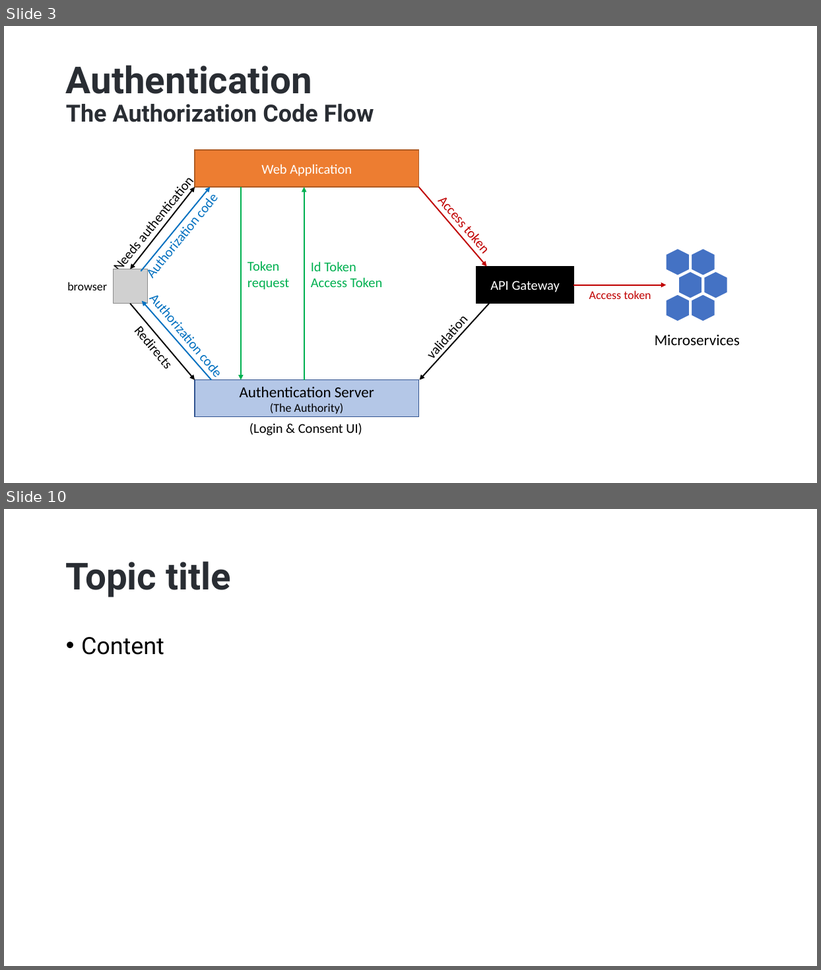
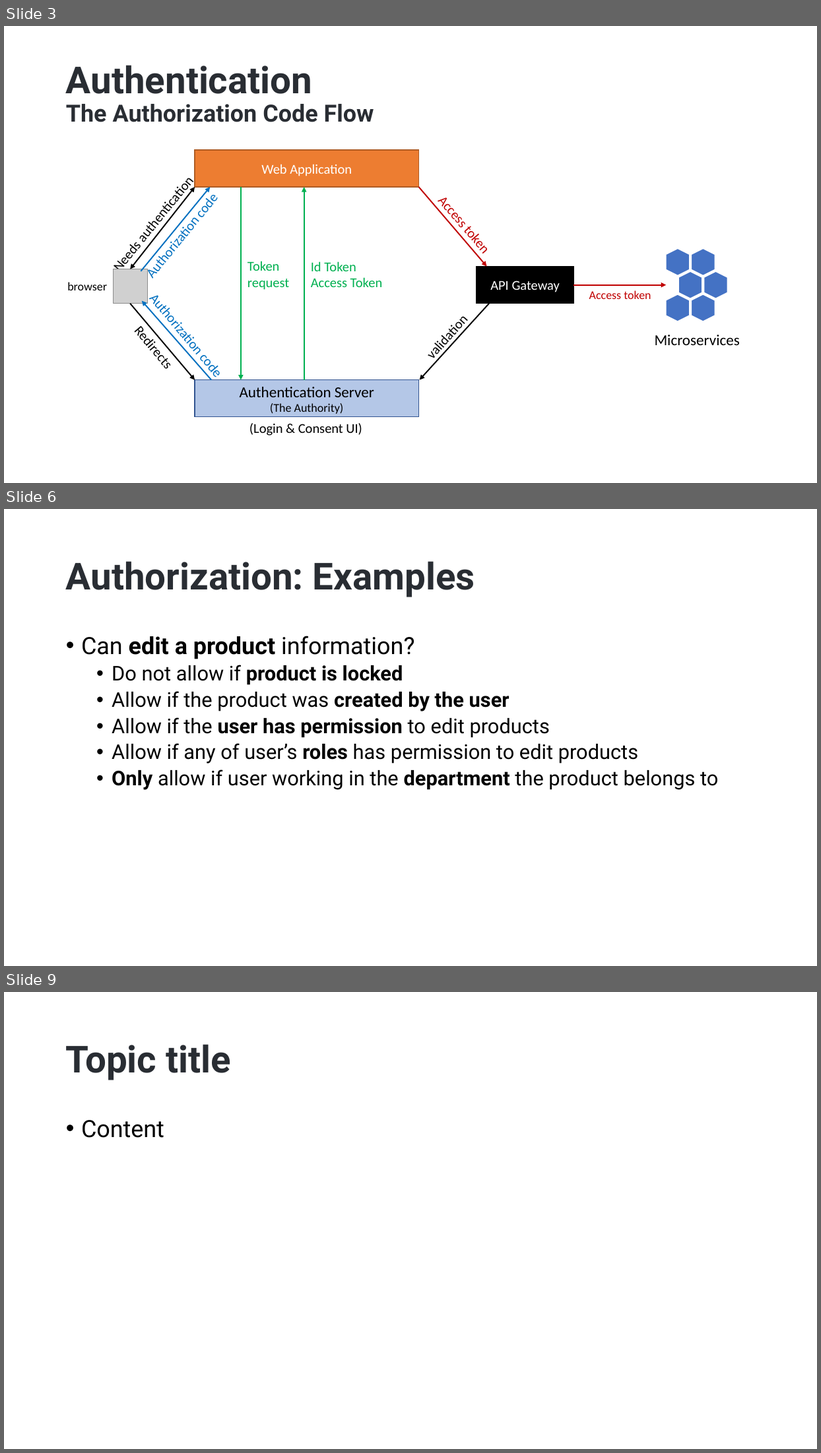
Before and after one commit to hikalkan/presentations, a slide deck: 2022-10-15 Authorization-In-Distributed-Systems/Authorization-In-Distributed-Systems.pptx. Shown one above the other, each under a label of ours: slides 3 and 10 before the commit, slides 3, 6 and 9 after it; the slides between them are not shown. The pictures are 821x970 and 821x1453 pixels, drawn with LibreOffice and Linux fonts; fonts in the diff are those of the drawing; grey boxes stand for pictures; background and template pictures are left out. Boxes give left, top, right and bottom in pixels: in the first picture for what was removed or moved away, otherwise in the second. Text is boxed around its words. In the diff, an @@ line names an element or a change of style, - is before the commit and + after.

```diff
--- a/2022-10-15 Authorization-In-Distributed-Systems/Authorization-In-Distributed-Systems.pptx
+++ b/2022-10-15 Authorization-In-Distributed-Systems/Authorization-In-Distributed-Systems.pptx
@@ slide 6 added at [4, 509, 817, 966], background picture (left out) @@
@@ title added at [66, 561, 475, 597], 44 pt, text #292D33, bold @@
+Authorization: Examples
@@ text added at [81, 636, 718, 790], 24 pt, text #000000 @@
+• Can edit a product information?
+  • Do not allow if product is locked
+  • Allow if the product was created by the user
+  • Allow if the user has permission to edit products
+  • Allow if any of user’s roles has permission to edit products
+  • Only allow if user working in the department the product belongs to
@@ what was slide 10 is now slide 9 @@
```
Also in this commit, not shown: 2 slides changed, 2 other slides added.
